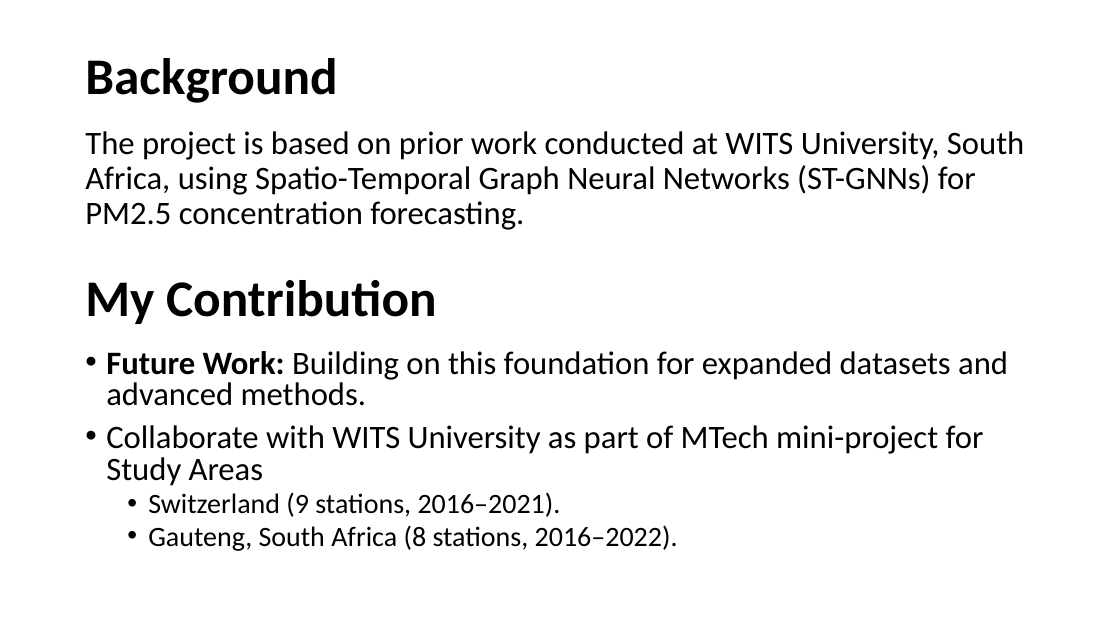
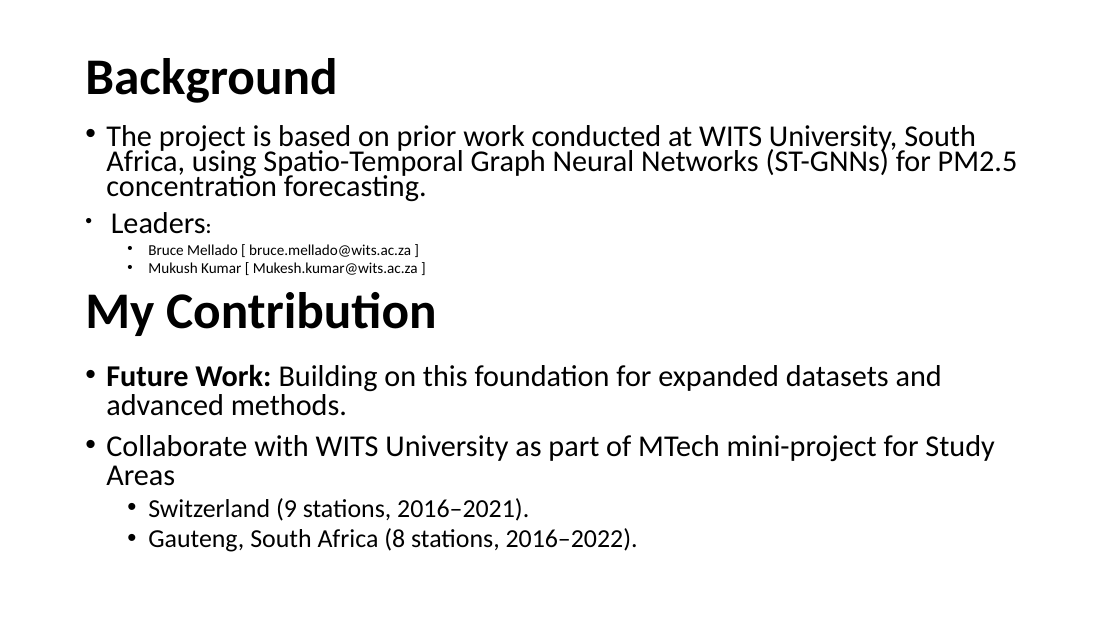
Before and after one commit to urssanj00/VNIT-AAI-SEM2, a slide deck: slide 3 of SEM-2/MINI_PROJECT/VNIT_PRESENTATION_PM2.pptx. Drawn at 1120x630 pixels with LibreOffice and Linux fonts; fonts in the diff are those of the drawing. Boxes give left, top, right and bottom in pixels: in the first picture for what was removed or moved away, otherwise in the second. Text is boxed around its words. In the diff, an @@ line names an element or a change of style, - is before the commit and + after.

```diff
--- a/SEM-2/MINI_PROJECT/VNIT_PRESENTATION_PM2.pptx
+++ b/SEM-2/MINI_PROJECT/VNIT_PRESENTATION_PM2.pptx
@@ text at <box>106,125,1018,202</box>: size 28 to 25.9 pt in "The project is based on prior work ..."; bullet none to •; line spacing 0.9 to 0.7 @@
@@ text at <box>111,212,418,275</box>: paragraphs added @@
+• Leaders:
+  • Bruce Mellado [ bruce.mellado@wits.ac.za ]
+  • Mukush Kumar [ Mukesh.kumar@wits.ac.za ]
@@ text "My Contribution": place and size @@
-text "My Contribution" at <box>85,280,436,324</box>
+text "My Contribution" at <box>85,292,436,336</box>
@@ text "My Contribution" at <box>85,292,436,336</box>: line spacing 0.9 to 0.8 @@
@@ text "Future Work: Building on this ...": place and size @@
-text "Future Work: Building on this ..." at <box>106,351,1008,551</box>
+text "Future Work: Building on this ..." at <box>106,364,994,552</box>
@@ text "Future Work: Building on this ..." at <box>106,364,994,552</box>: size 28 to 25.9 pt in "Future Work: Building on this foundation for ...", "Collaborate with WITS University as part of ..."; size 24 to 22.2 pt in "Switzerland (9 stations, 2016–2021).", "Gauteng, South Africa (8 stations, 2016–2022)." @@
```
Also in this commit, not shown: 5 other slides changed.
